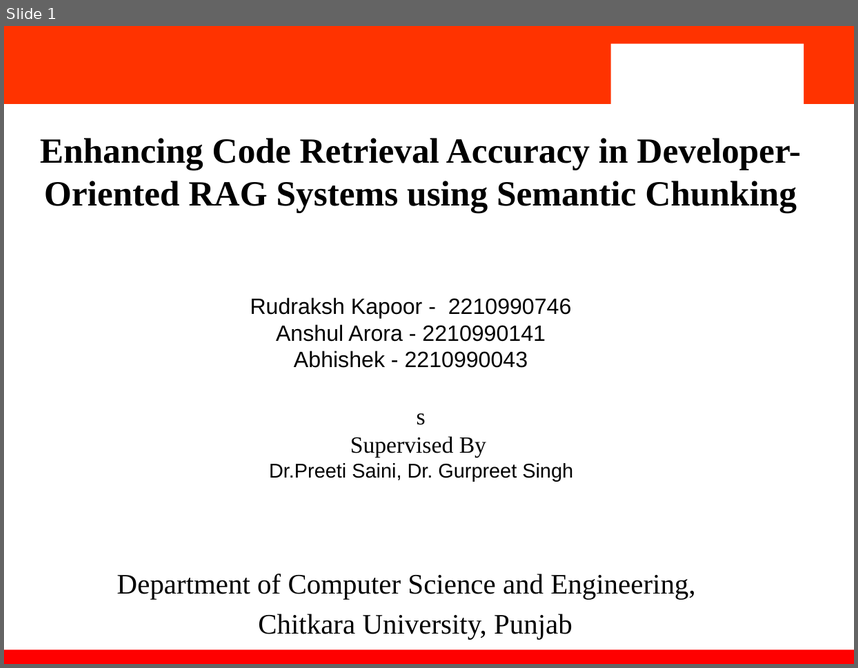
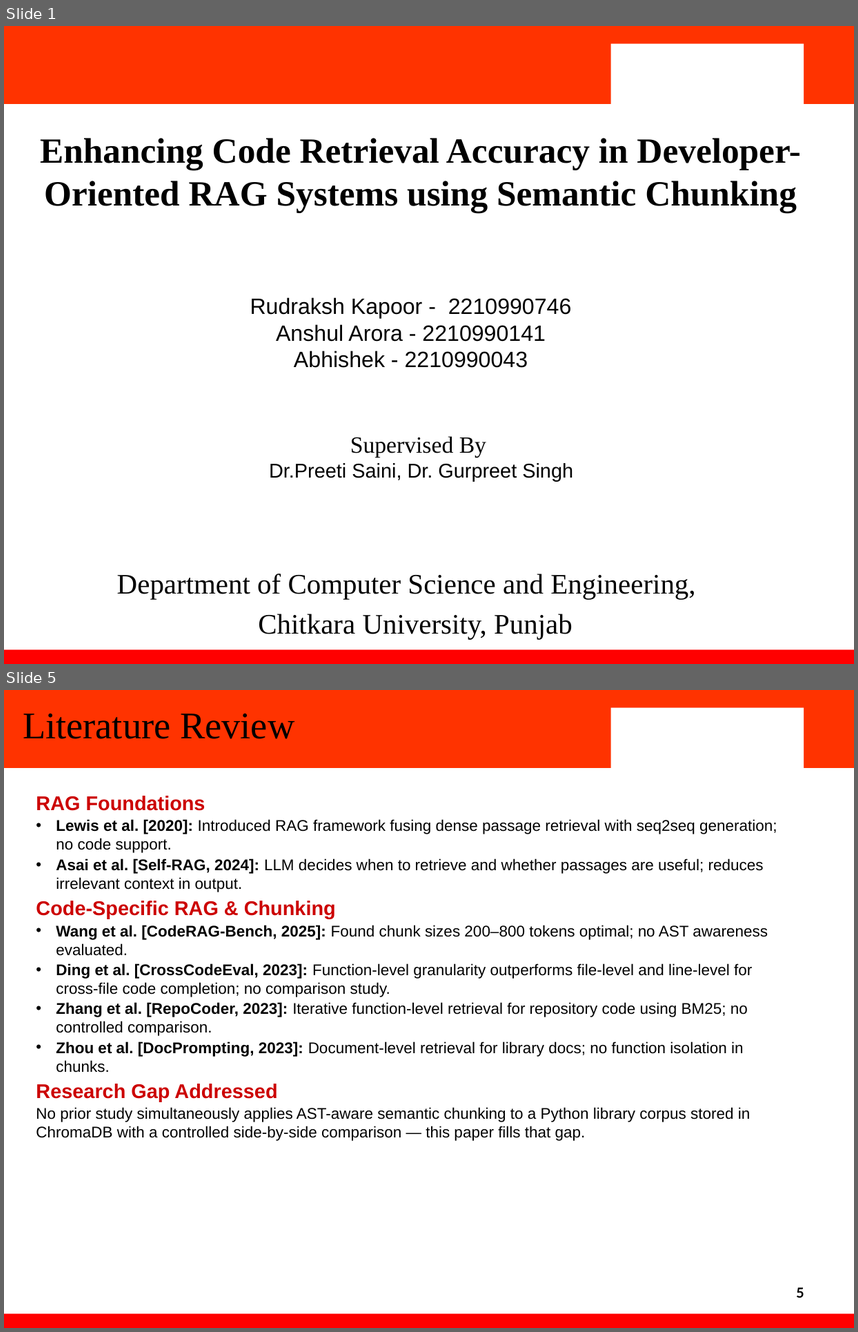
Before and after one commit to ItsRudraksh/2210990746_2210990104_2210990034, a slide deck: Team_32_PPT.pptx. Shown one above the other, each under a label of ours: slide 1 before the commit, slides 1 and 5 after it; the slides between them are not shown. The pictures are 858x668 and 858x1332 pixels, drawn with LibreOffice and Linux fonts; fonts in the diff are those of the drawing; background and template pictures are left out. Boxes give left, top, right and bottom in pixels: in the first picture for what was removed or moved away, otherwise in the second. Text is boxed around its words. In the diff, an @@ line names an element or a change of style, - is before the commit and + after.

```diff
--- a/Team_32_PPT.pptx
+++ b/Team_32_PPT.pptx
@@ slide 5 added at box(4, 690, 854, 1328), background #FFFFFF; not listed: 4 template elements that a slide beside it also shows @@
@@ title added at box(23, 713, 294, 739), 34 pt, text #000000 @@
+Literature Review
@@ text added at box(36, 796, 777, 1141), 14 pt, text #000000 @@
+RAG Foundations
+• Lewis et al. [2020]: Introduced RAG framework fusing dense passage retrieval with seq2seq generation; no code support.
+• Asai et al. [Self-RAG, 2024]: LLM decides when to retrieve and whether passages are useful; reduces irrelevant context in output.
+Code-Specific RAG & Chunking
+• Wang et al. [CodeRAG-Bench, 2025]: Found chunk sizes 200–800 tokens optimal; no AST awareness evaluated.
+• Ding et al. [CrossCodeEval, 2023]: Function-level granularity outperforms file-level and line-level for cross-file code completion; no comparison study.
+• Zhang et al. [RepoCoder, 2023]: Iterative function-level retrieval for repository code using BM25; no controlled comparison.
+• Zhou et al. [DocPrompting, 2023]: Document-level retrieval for library docs; no function isolation in chunks.
+Research Gap Addressed
+No prior study simultaneously applies AST-aware semantic chunking to a Python library corpus stored in ChromaDB with a controlled side-by-side comparison — this paper fills that gap.
@@ text added at box(796, 1287, 804, 1297), 12.5 pt, text #000000, bold @@
+5
@@ slide 1 changed as well @@
@@ text at box(417, 413, 426, 425): paragraph removed @@
-s
```
Also in this commit, not shown: 2 other slides changed, 8 other slides added, 5 slides removed.
